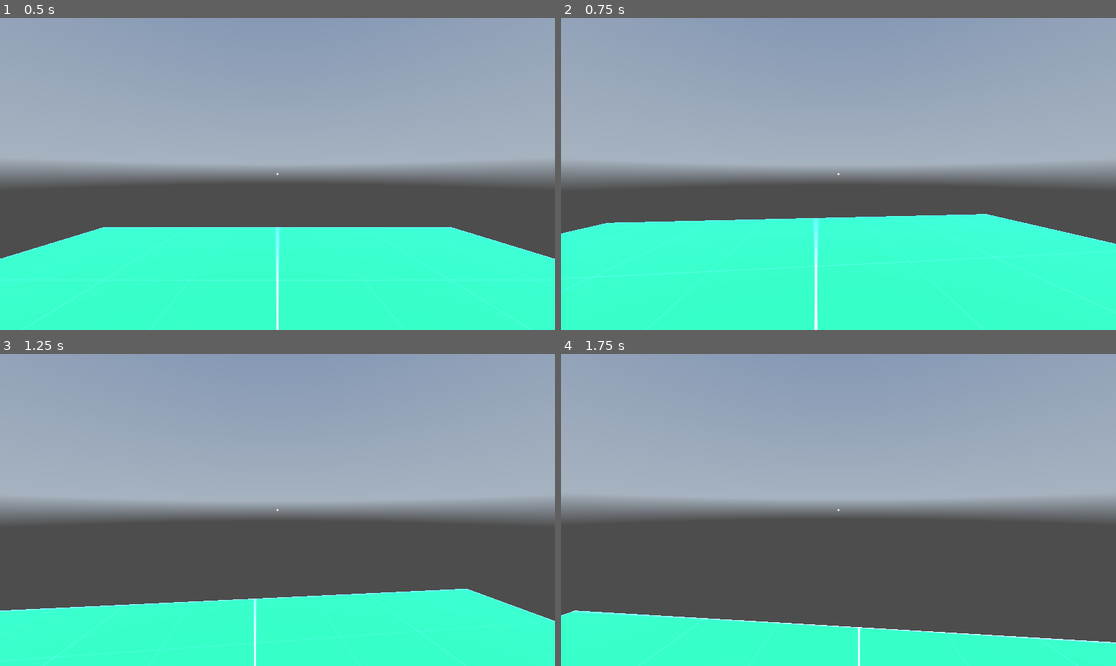
Above: before the commit, frames 1-4 (two rows, left to right).
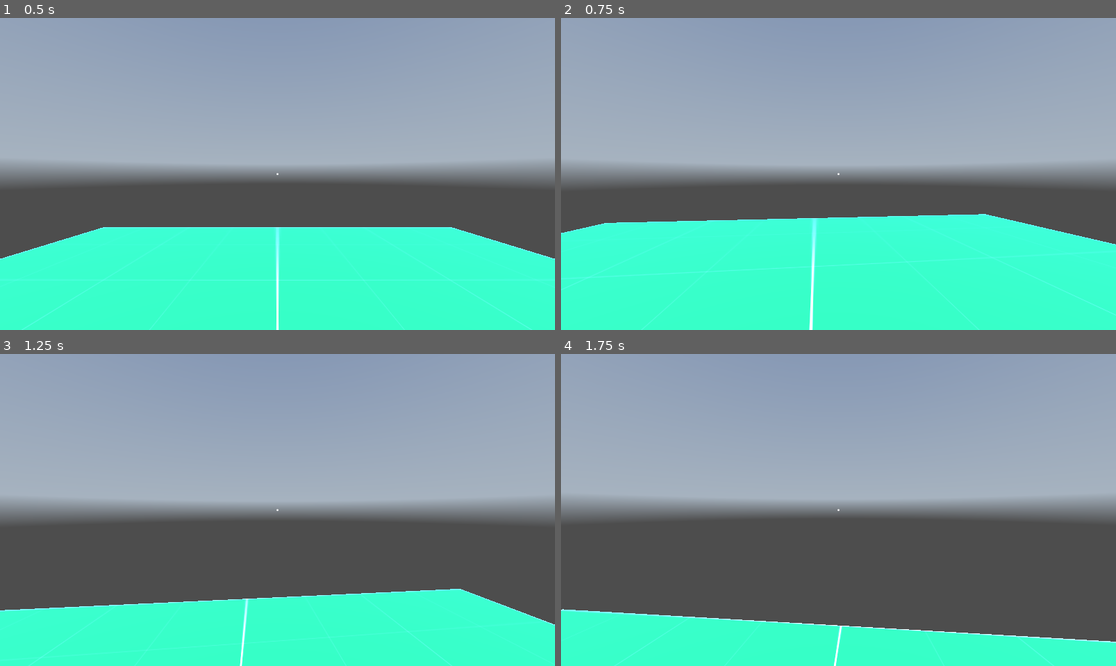
Above: after the commit, the same moments.

Repository: ColormaticStudios/quality-godot-first-person
Game: Godot game, scene res://scenes/world.tscn
Two runs of this game, one before a commit and one after it. Both use one fixed random seed, a clock stepped at 60 frames per second and the inputs below. A sky picture missing from this copy of the repository is replaced by a grey-blue gradient.
Inputs (mouse positions are in pixels of both pictures, inside the frame that each line leads up to):
- Up to frame 1 (0.5 s): no input
- Up to frame 2 (0.75 s): tap Enter at 0.5 s; move the mouse to (866, 174) at 0.52 s; hold W (move_forward) from 0.53 s (still down); hold Ctrl (move_crouch) from 0.53 s (still down)
- Up to frame 3 (1.25 s): keep holding W (move_forward); keep holding Ctrl (move_crouch); tap Space (move_jump) at 0.77, 1.07 s; tap Shift (move_sprint) at 0.8 s
- Up to frame 4 (1.75 s): keep holding W (move_forward); move the mouse to (810, 510) at 1.27 s; release Ctrl (move_crouch) at 1.28 s; tap Shift (move_sprint) at 1.35 s; tap Space (move_jump) at 1.52, 1.55 s

Frame 1 is identical in both runs. In frame 2, 0.5% of the frame differs, in the area x 0-100%, y 62-100%; in frame 3, 0.6%; in frame 4, 0.7%, in the area x 0-100%, y 81-100%.

Commit message:
Fix the bug where the movement would not follow the camera

Diff:
--- a/data/player/player.gd
+++ b/data/player/player.gd
@@ -39,91 +39,91 @@
 
 # Node References
 @onready var parts: Dictionary = {
-    "head": $head,
-    "camera": $head/camera,
-    "camera_animation": $head/camera/camera_animation,
-    "body": $body,
-    "collision": $collision
+	"head": $head,
+	"camera": $head/camera,
+	"camera_animation": $head/camera/camera_animation,
+	"body": $body,
+	"collision": $collision
 }
 @onready var world: SceneTree = get_tree()
 
 func _ready() -> void:
-    parts["camera"].current = true
+	parts["camera"].current = true
 
 func _process(delta: float) -> void:
-    handle_movement_input(delta)
-    update_camera(delta)
+	handle_movement_input(delta)
+	update_camera(delta)
 
 func _physics_process(delta: float) -> void:
-    apply_gravity(delta)
-    handle_jump()
-    move_character(delta)
+	apply_gravity(delta)
+	handle_jump()
+	move_character(delta)
 
 func _input(event: InputEvent) -> void:
-    if event is InputEventMouseMotion:
-        handle_mouse_movement(event)
+	if event is InputEventMouseMotion:
+		handle_mouse_movement(event)
 
 # Movement Logic
 func handle_movement_input(delta: float) -> void:
-    if Input.is_action_pressed("move_sprint") and !Input.is_action_pressed("move_crouch") and sprint_enabled:
-        enter_sprint_state(delta)
-    elif Input.is_action_pressed("move_crouch") and !Input.is_action_pressed("move_sprint") and sprint_enabled:
-        enter_crouch_state(delta)
-    else:
-        enter_normal_state(delta)
+	if Input.is_action_pressed("move_sprint") and !Input.is_action_pressed("move_crouch") and sprint_enabled:
+		enter_sprint_state(delta)
+	elif Input.is_action_pressed("move_crouch") and !Input.is_action_pressed("move_sprint") and sprint_enabled:
+		enter_crouch_state(delta)
+	else:
+		enter_normal_state(delta)
 
 func enter_sprint_state(delta: float) -> void:
-    state = "sprinting"
-    speed = sprint_speed
-    parts["camera"].fov = lerp(parts["camera"].fov, camera_fov_extents[1], 10 * delta)
+	state = "sprinting"
+	speed = sprint_speed
+	parts["camera"].fov = lerp(parts["camera"].fov, camera_fov_extents[1], 10 * delta)
 
 func enter_crouch_state(delta: float) -> void:
-    state = "crouching"
-    speed = crouch_speed
-    apply_crouch_transform(delta)
+	state = "crouching"
+	speed = crouch_speed
+	apply_crouch_transform(delta)
 
 func enter_normal_state(delta: float) -> void:
-    state = "normal"
-    speed = base_speed
-    reset_transforms(delta)
+	state = "normal"
+	speed = base_speed
+	reset_transforms(delta)
 
 # Camera Logic
 func update_camera(delta: float) -> void:
-    match state:
-        "sprinting":
-            parts["camera"].fov = lerp(parts["camera"].fov, camera_fov_extents[1], 10 * delta)
-        "normal":
-            parts["camera"].fov = lerp(parts["camera"].fov, camera_fov_extents[0], 10 * delta)
+	match state:
+		"sprinting":
+			parts["camera"].fov = lerp(parts["camera"].fov, camera_fov_extents[1], 10 * delta)
+		"normal":
+			parts["camera"].fov = lerp(parts["camera"].fov, camera_fov_extents[0], 10 * delta)
 
 # Animation Logic
 func apply_crouch_transform(delta: float) -> void:
-    parts["body"].scale.y = lerp(parts["body"].scale.y, crouch_player_y_scale, 10 * delta)
-    parts["collision"].scale.y = lerp(parts["collision"].scale.y, crouch_player_y_scale, 10 * delta)
+	parts["body"].scale.y = lerp(parts["body"].scale.y, crouch_player_y_scale, 10 * delta)
+	parts["collision"].scale.y = lerp(parts["collision"].scale.y, crouch_player_y_scale, 10 * delta)
 
 func reset_transforms(delta: float) -> void:
-    parts["body"].scale.y = lerp(parts["body"].scale.y, base_player_y_scale, 10 * delta)
-    parts["collision"].scale.y = lerp(parts["collision"].scale.y, base_player_y_scale, 10 * delta)
+	parts["body"].scale.y = lerp(parts["body"].scale.y, base_player_y_scale, 10 * delta)
+	parts["collision"].scale.y = lerp(parts["collision"].scale.y, base_player_y_scale, 10 * delta)
 
 # Physics Logic
 func apply_gravity(delta: float) -> void:
-    if not is_on_floor():
-        velocity.y -= gravity * delta
+	if not is_on_floor():
+		velocity.y -= gravity * delta
 
 func handle_jump() -> void:
-    if Input.is_action_pressed("move_jump") and is_on_floor():
-        velocity.y += jump_velocity
+	if Input.is_action_pressed("move_jump") and is_on_floor():
+		velocity.y += jump_velocity
 
 func move_character(delta: float) -> void:
-    var input_dir: Vector2 = Input.get_vector("move_left", "move_right", "move_forward", "move_backward")
-    var direction: Vector3 = Vector3(input_dir.x, 0, input_dir.y)
-    if is_on_floor():
-        velocity.x = lerp(velocity.x, direction.x * speed, accel * delta)
-        velocity.z = lerp(velocity.z, direction.z * speed, accel * delta)
-    move_and_slide()
+	var input_dir: Vector2 = Input.get_vector("move_left", "move_right", "move_forward", "move_backward")
+	var direction: Vector2 = input_dir.normalized().rotated(-parts["head"].rotation.y)
+	if is_on_floor():
+		velocity.x = lerp(velocity.x, direction.x * speed, accel * delta)
+		velocity.z = lerp(velocity.z, direction.y * speed, accel * delta)
+	move_and_slide()
 
 # Input Handling
 func handle_mouse_movement(event: InputEventMouseMotion) -> void:
-    if !world.paused:
-        parts["head"].rotation_degrees.y -= event.relative.x * sensitivity
-        parts["head"].rotation_degrees.x -= event.relative.y * sensitivity
-        parts["head"].rotation.x = clamp(parts["head"].rotation.x, deg_to_rad(-90), deg_to_rad(90))
+	if !world.paused:
+		parts["head"].rotation_degrees.y -= event.relative.x * sensitivity
+		parts["head"].rotation_degrees.x -= event.relative.y * sensitivity
+		parts["head"].rotation.x = clamp(parts["head"].rotation.x, deg_to_rad(-90), deg_to_rad(90))
